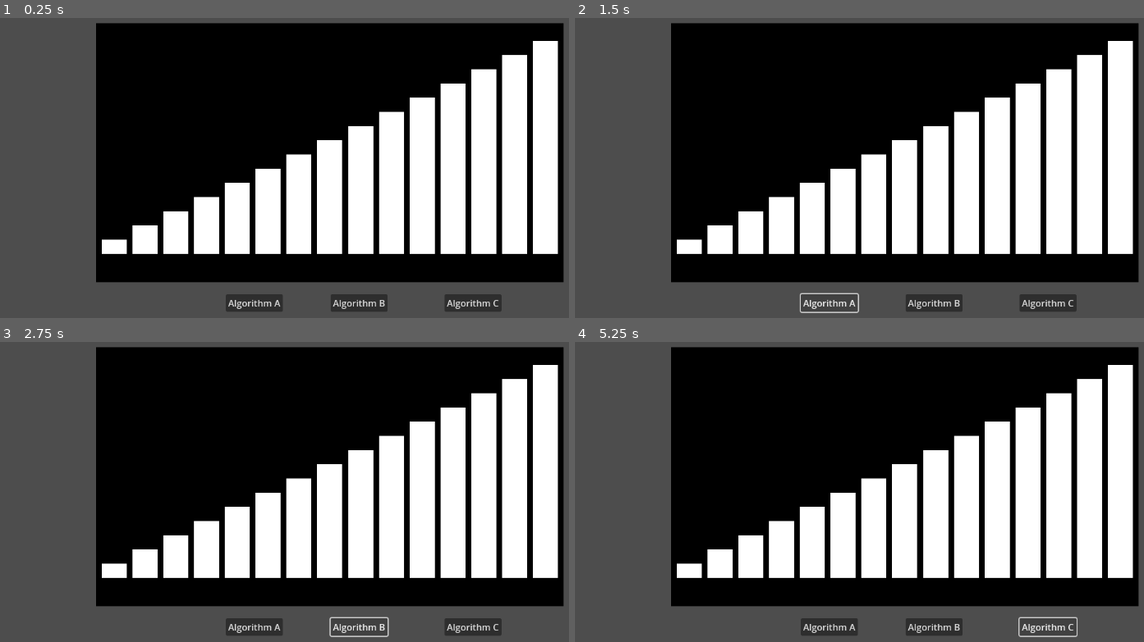
Above: before the commit, frames 1-4 (two rows, left to right).
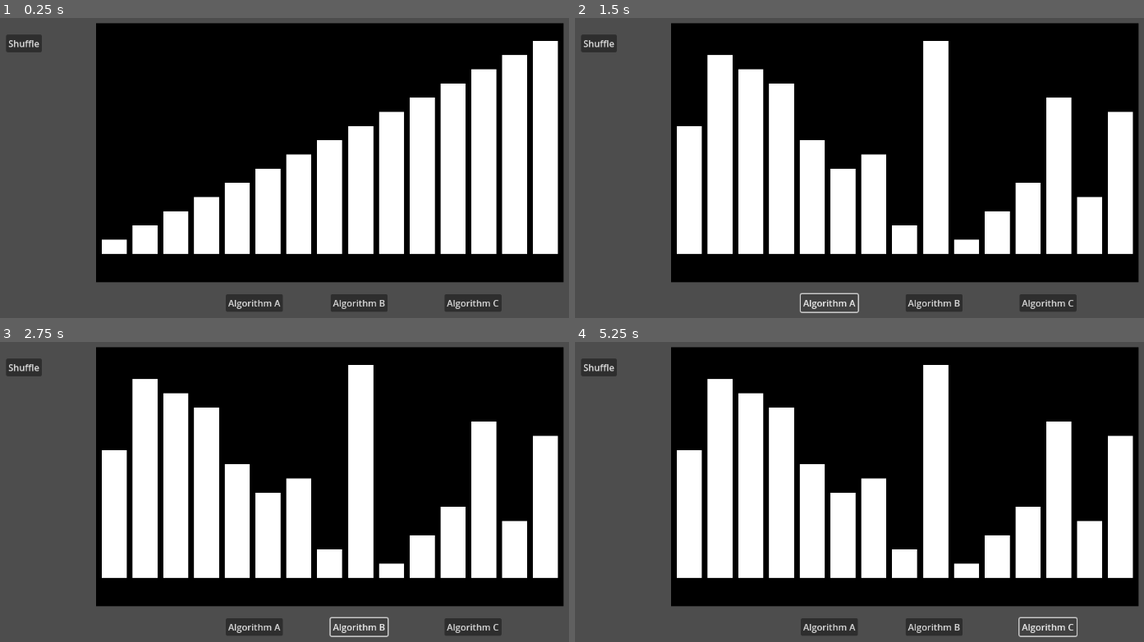
Above: after the commit, the same moments.

Repository: jematson/CS471ChappellChase
Game: Godot game, scene res://scenes/level.tscn
Two runs of this game, one before a commit and one after it. Both use one fixed random seed, a clock stepped at 60 frames per second and the inputs below.
Inputs (mouse positions are in pixels of both pictures, inside the frame that each line leads up to):
- Up to frame 1 (0.25 s): no input
- Up to frame 2 (1.5 s): click (597, 42) at 0.5 s, where only the run after the commit has a clickable "Shuffle"; click "Algorithm A" at 1.25 s
- Up to frame 3 (2.75 s): click "Algorithm B" at 2 s
- Up to frame 4 (5.25 s): click "Algorithm C" at 2.75 s; click "Algorithm A" at 3.5 s; click "Algorithm B" at 4.25 s; click "Algorithm C" at 5 s

The runs differ from the first frame. In frame 1, 0.4% of the frame differs, in the area x 1-8%, y 5-12%; in frame 2, 20%, in the area x 1-99%, y 5-75%; in frame 3, 20%; in frame 4, 20%.

Commit message:
Add button to shuffle stair order

Diff:
--- a/scenes/algorithm_menu.gd
+++ b/scenes/algorithm_menu.gd
@@ -1,8 +1,10 @@
 extends Node2D
 
+signal shuffle()
 
 func _on_button_1_pressed() -> void:
 	print("Pressed A")
+
 
 
 func _on_button_2_pressed() -> void:
@@ -11,3 +13,7 @@
 
 func _on_button_3_pressed() -> void:
 	print("Pressed C")
+
+
+func _on_shuffle_button_pressed() -> void:
+	emit_signal("shuffle")
--- a/scenes/algorithm_menu.tscn
+++ b/scenes/algorithm_menu.tscn
@@ -28,6 +28,15 @@
 text = "Algorithm C
 "
 
+[node name="ShuffleButton" type="Button" parent="."]
+offset_left = 126.0
+offset_top = 87.0
+offset_right = 189.0
+offset_bottom = 118.0
+text = "Shuffle
+"
+
 [connection signal="pressed" from="Button1" to="." method="_on_button_1_pressed"]
 [connection signal="pressed" from="Button2" to="." method="_on_button_2_pressed"]
 [connection signal="pressed" from="Button3" to="." method="_on_button_3_pressed"]
+[connection signal="pressed" from="ShuffleButton" to="." method="_on_shuffle_button_pressed"]
--- /dev/null
+++ b/scenes/level.gd
@@ -0,0 +1,8 @@
+extends Node2D
+
+
+@onready var stairs = $StairDisplay
+@onready var button = $AlgorithmMenu
+
+func _ready():
+	button.shuffle.connect(stairs.shuffle_stairs)
--- a/scenes/level.tscn
+++ b/scenes/level.tscn
@@ -1,9 +1,11 @@
-[gd_scene load_steps=3 format=3 uid="uid://exm1vyysobw5"]
+[gd_scene load_steps=4 format=3 uid="uid://exm1vyysobw5"]
 
 [ext_resource type="PackedScene" uid="uid://c84hilvcwcvgs" path="res://scenes/algorithm_menu.tscn" id="1_2q6dc"]
+[ext_resource type="Script" uid="uid://cgkdvcww5cr20" path="res://scenes/level.gd" id="1_w8frs"]
 [ext_resource type="PackedScene" uid="uid://lwhpaer1wb21" path="res://scenes/stair_display.tscn" id="2_w7c3h"]
 
 [node name="Level" type="Node2D"]
+script = ExtResource("1_w8frs")
 
 [node name="StairDisplay" parent="." instance=ExtResource("2_w7c3h")]
 
--- a/scenes/stair_display.gd
+++ b/scenes/stair_display.gd
@@ -10,6 +10,7 @@
 func _ready() -> void:
 	for i in range(num_stairs):
 		stair_heights.append(i+1)
+
 	draw_stairs()
 
 
@@ -25,3 +26,16 @@
 		new_node.set_size(Vector2(stair_width, stairh))
 		new_node.color = Color.WHITE
 		add_child(new_node)
+
+
+func shuffle_stairs():
+	var children = get_children()
+	print("Deleting stairs...")
+	if children.size() > 0:
+		for i in range(1,children.size()):
+			var child = children[i]
+			child.queue_free()
+
+	print("Shuffling stairs...")
+	stair_heights.shuffle()
+	draw_stairs()
Not shown, added: scenes/level.gd.uid
